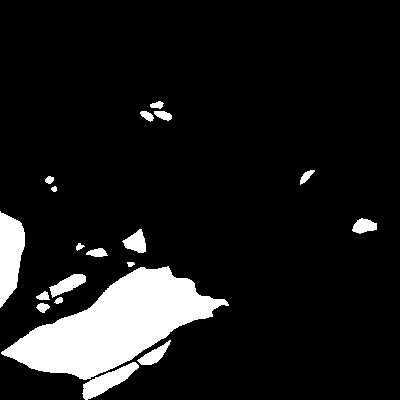
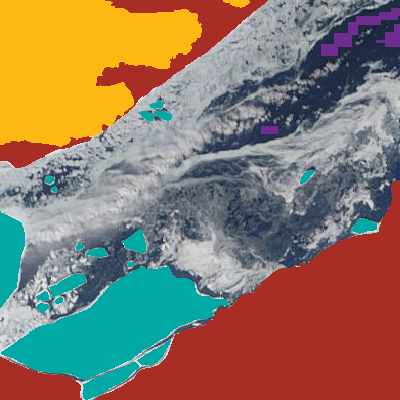
Before/after of a 400 x 400 layered artwork. What changed in the layer stack:
added layer "water samples" (2nd of 2) above "ice floes" over [left=261, top=8, right=400, bottom=134]
hid "ice floes" (2nd of 3) over [left=0, top=0, right=400, bottom=400]
